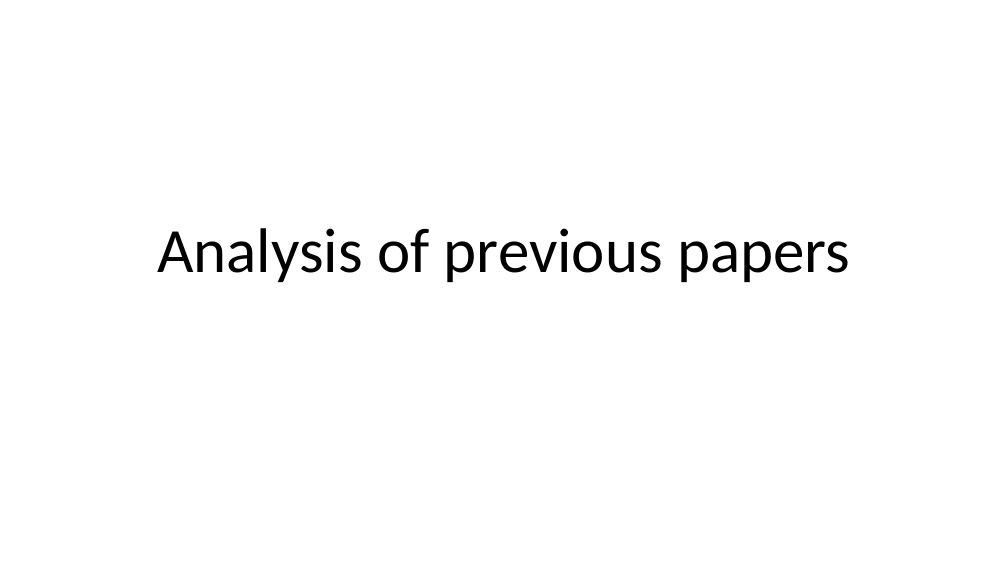
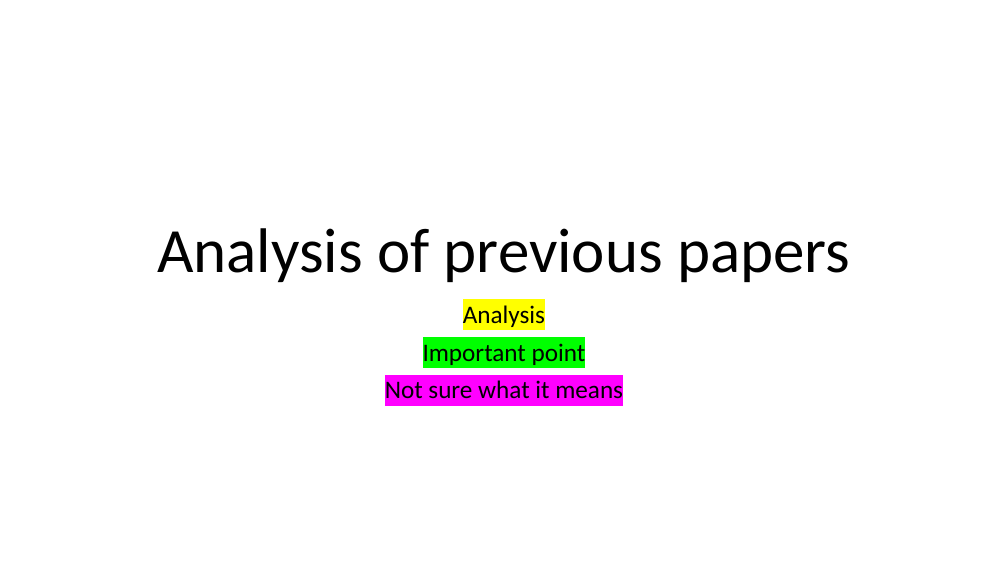
Before and after one commit to FlorianLeprevost/SemLink, a slide deck: slide 1 of ANAs.pptx. Drawn at 1008x567 pixels with LibreOffice and Linux fonts; fonts in the diff are those of the drawing. Boxes give left, top, right and bottom in pixels: in the first picture for what was removed or moved away, otherwise in the second. Text is boxed around its words. In the diff, an @@ line names an element or a change of style, - is before the commit and + after.

Commit message:
ana po

```diff
--- a/ANAs.pptx
+++ b/ANAs.pptx
@@ subtitle added at bbox=[385, 305, 623, 399], 24 pt, text #000000 @@
+Analysis
+Important point
+Not sure what it means
```
Also in this commit, not shown: 1 other slide changed, 1 slide added.
